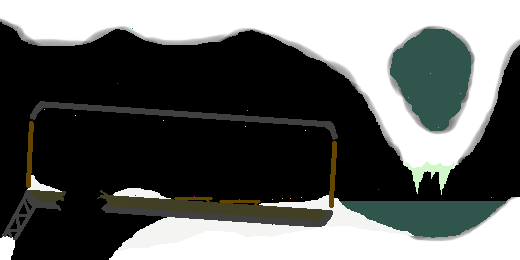
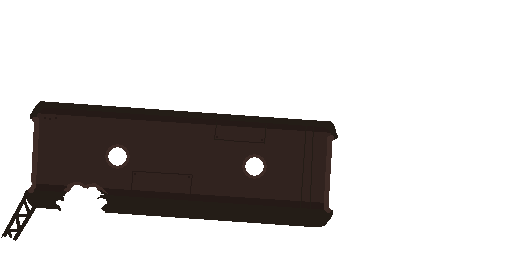
The second 520x260 image is a revision of the first. Changes to its layers:
renamed "horizontalobservatory.png copy" to "material", hid it over <box>0,17,520,260</box>
added layer "background" over <box>1,101,338,241</box>
